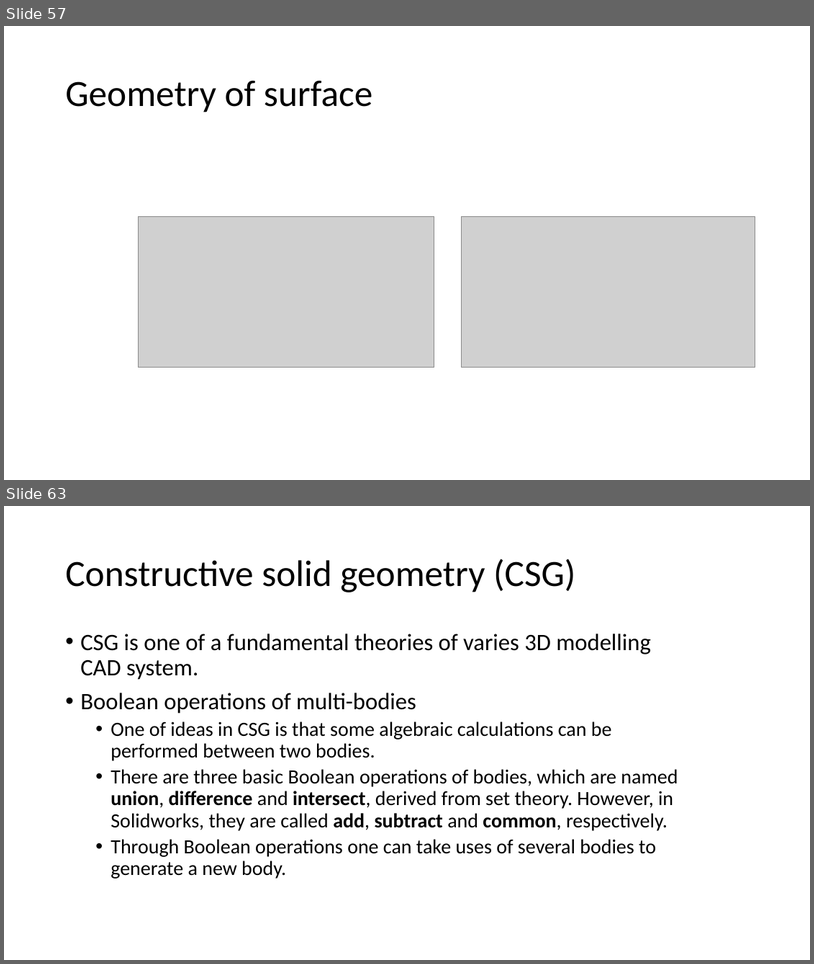
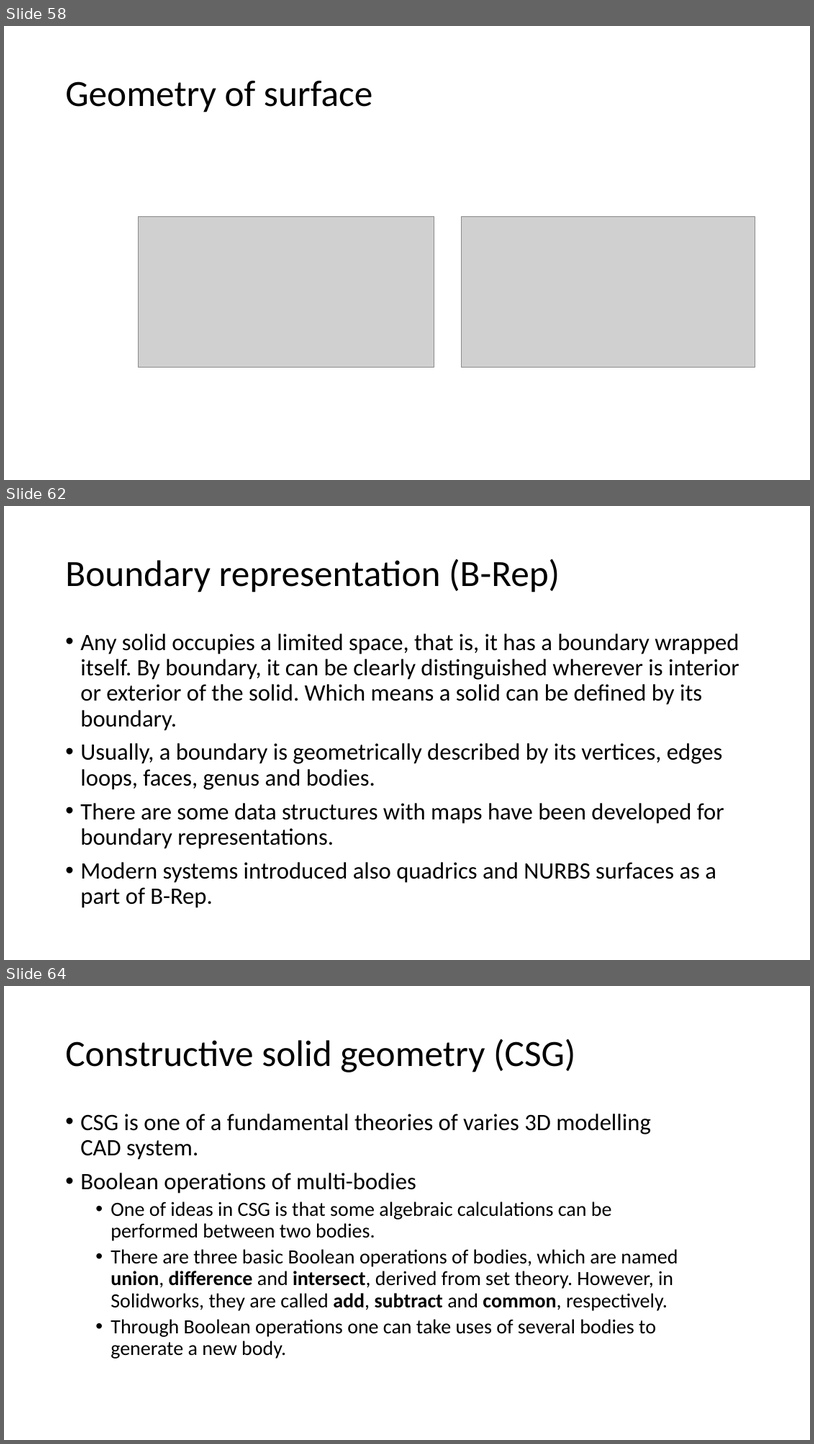
Before and after one commit to Jinny-Ching/cad_cam_course, a slide deck: CAD_CAM.pptx. Shown one above the other, each under a label of ours: slides 57 and 63 before the commit, slides 58, 62 and 64 after it; the slides between them are not shown. The pictures are 814x964 and 814x1444 pixels, drawn with LibreOffice and Linux fonts; fonts in the diff are those of the drawing; grey boxes stand for pictures. Boxes give left, top, right and bottom in pixels: in the first picture for what was removed or moved away, otherwise in the second. Text is boxed around its words. In the diff, an @@ line names an element or a change of style, - is before the commit and + after.

Commit message:
solid modelling end

```diff
--- a/CAD_CAM.pptx
+++ b/CAD_CAM.pptx
@@ slide 62 added at (4,506,810,960), background #FFFFFF @@
@@ title added at (65,559,560,592), 44 pt, text #000000 @@
+Boundary representation (B-Rep)
@@ text added at (80,633,740,908), 28 pt, text #000000 @@
+• Any solid occupies a limited space, that is, it has a boundary wrapped itself. By boundary, it can be clearly distinguished wherever is interior or exterior of the solid. Which means a solid can be defined by its boundary.
+• Usually, a boundary is geometrically described by its vertices, edges loops, faces, genus and bodies.
+• There are some data structures with maps have been developed for boundary representations.
+• Modern systems introduced also quadrics and NURBS surfaces as a part of B-Rep.
@@ what was slide 57 is now slide 58 @@
@@ what was slide 63 is now slide 64 @@
```
Also in this commit, not shown: 3 slides changed, 3 other slides added, 2 slides removed.
